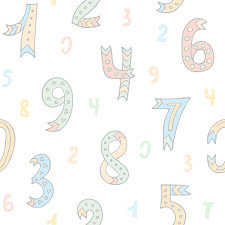
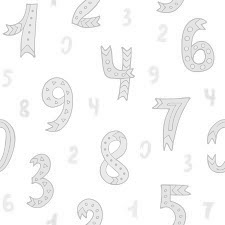
Before/after of a 225px x 225px layered artwork. What changed in the layer stack:
added layer "Grupo 1 copia" above "Grupo 1" over (0, 0, 225, 225)
moved "Capa 1" into group "Grupo 1" over (0, 0, 225, 225)
moved "Capa 0 copia" into group "Grupo 1" over (0, 0, 225, 225)
